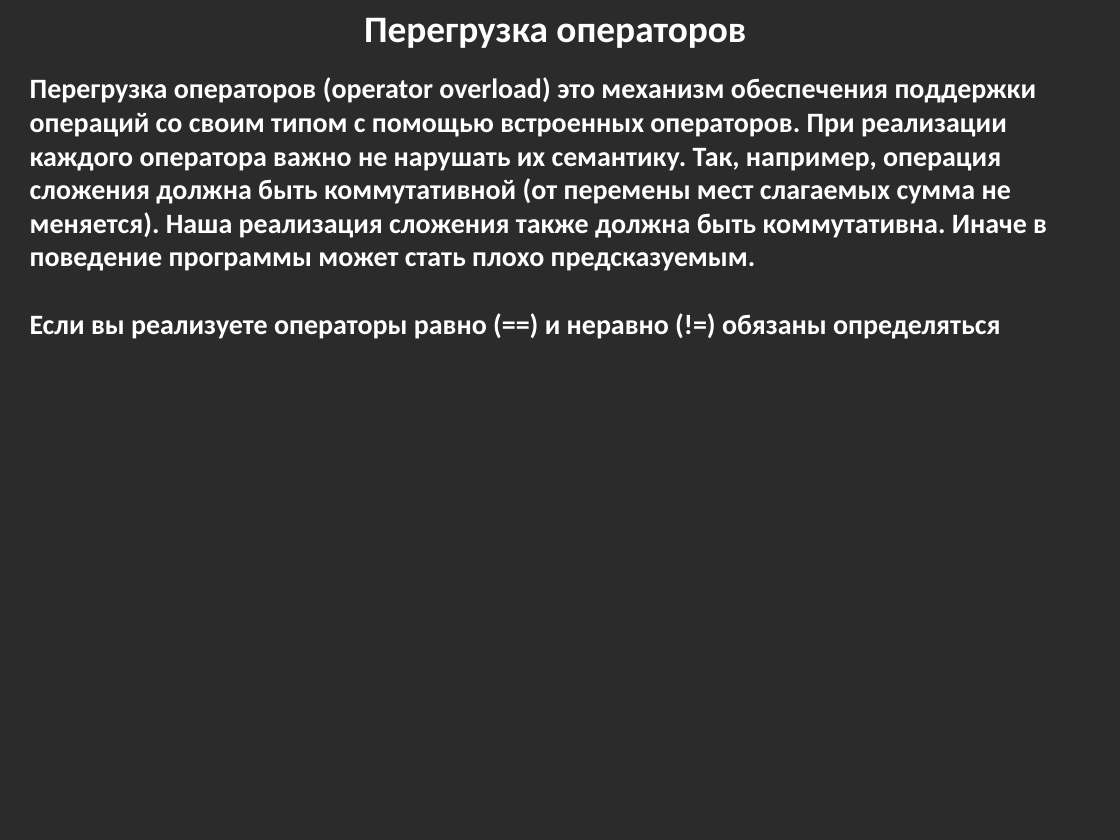
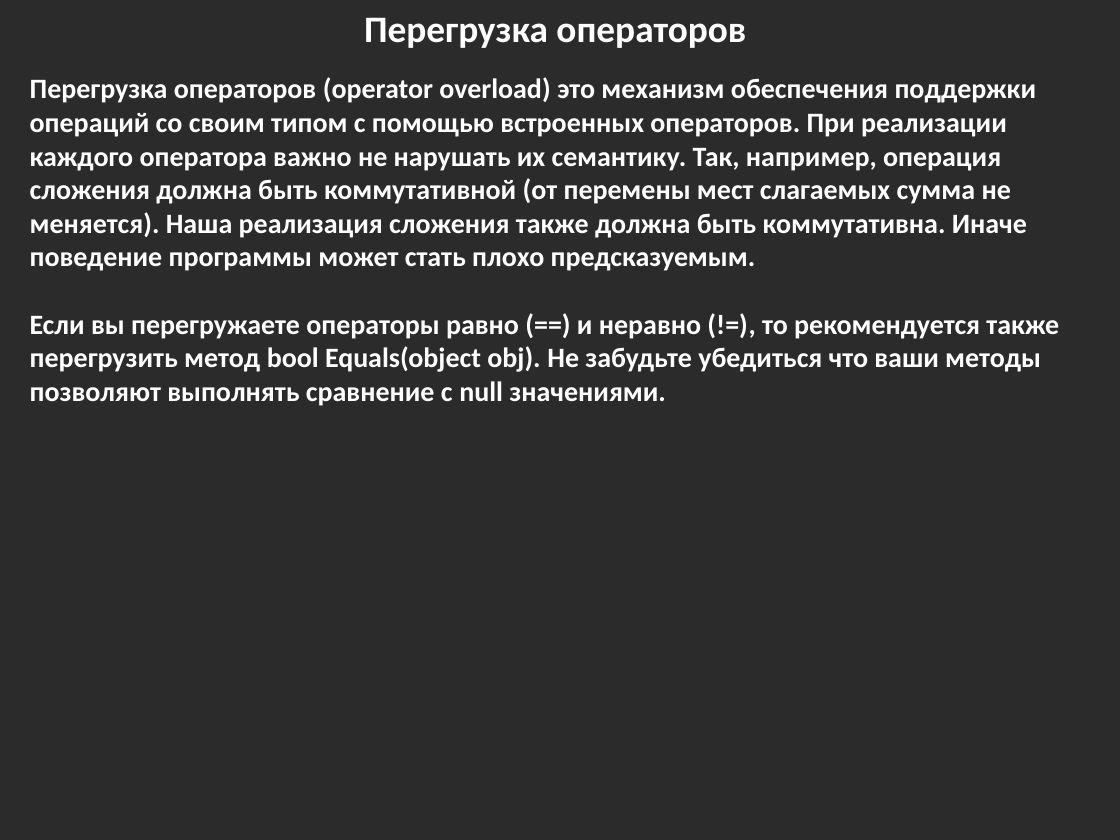
Before and after one commit to bazile/Training, a slide deck: slide 21 of Presentation/lesson-02-oop.pptx. Drawn at 1120x840 pixels with LibreOffice and Linux fonts; fonts in the diff are those of the drawing; background and template pictures are left out; a plain dark background stands for a picture behind light text. Boxes give left, top, right and bottom in pixels: in the first picture for what was removed or moved away, otherwise in the second. Text is boxed around its words. In the diff, an @@ line names an element or a change of style, - is before the commit and + after.

Commit message:
Updated info on how to implement equality

```diff
--- a/Presentation/lesson-02-oop.pptx
+++ b/Presentation/lesson-02-oop.pptx
@@ text at bbox=[30, 77, 1059, 406]: text changed @@
-Перегрузка операторов (operator overload) это механизм обеспечения поддержки операций со своим типом с помощью встроенных операторов. При реализации каждого оператора важно не нарушать их семантику. Так, например, операция сложения должна быть коммутативной (от перемены мест слагаемых сумма не меняется). Наша реализация сложения также должна быть коммутативна. Иначе в поведение программы может стать плохо предсказуемым.
-Если вы реализуете операторы равно (==) и неравно (!=) обязаны определяться
+Перегрузка операторов (operator overload) это механизм обеспечения поддержки операций со своим типом с помощью встроенных операторов. При реализации каждого оператора важно не нарушать их семантику. Так, например, операция сложения должна быть коммутативной (от перемены мест слагаемых сумма не меняется). Наша реализация сложения также должна быть коммутативна. Иначе поведение программы может стать плохо предсказуемым.
+Если вы перегружаете операторы равно (==) и неравно (!=), то рекомендуется также перегрузить метод bool Equals(object obj). Не забудьте убедиться что ваши методы позволяют выполнять сравнение с null значениями.
```
